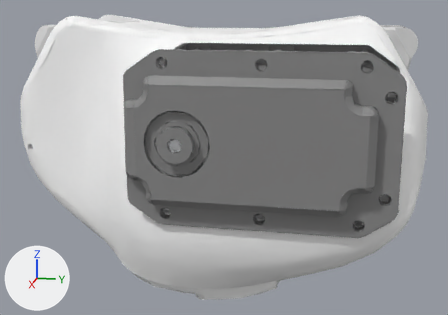
What one commit did to the COLLADA model reachy_controllers/dynamixel_control/dynamixel_description/meshes/pincette_right_visual.dae.
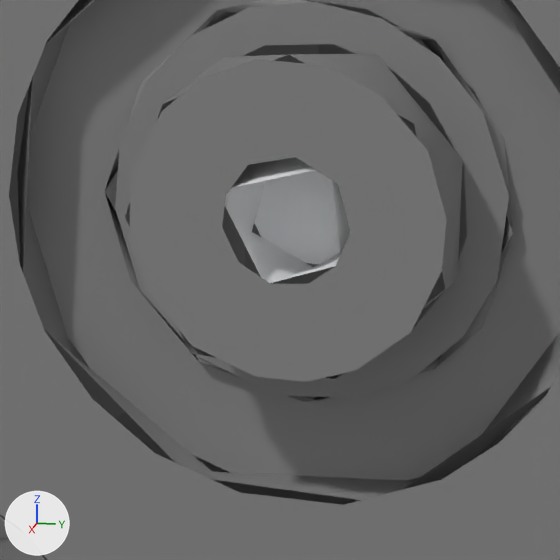
Each version is shown whole from a 50 mm camera at (0.166, 0.0363, 0.0782) aimed at (0.0051, 0.0042, 0.038), then close up on the part from 32% to 46% of the width and 38% to 58% of the height. The axes (+X, +Y, +Z) are drawn at lower left. The lights are the same throughout. Where no turn or scale is listed for an object, it has been applied to the vertices.

The first close-up shows 'MX-64-body.001'.
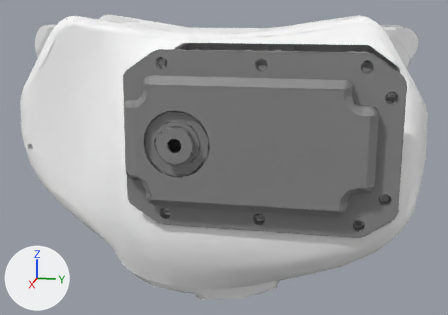
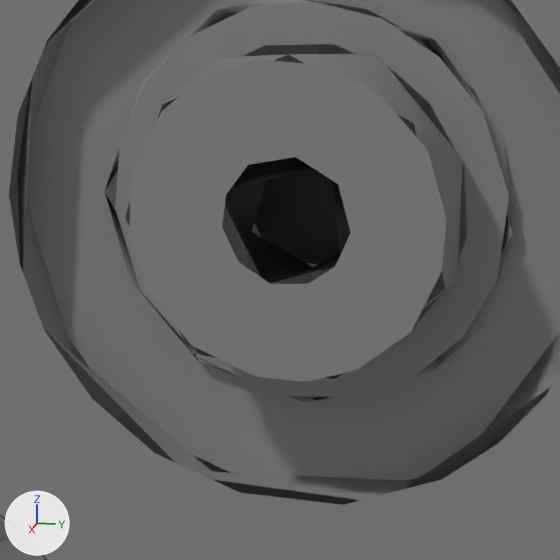
Changed parts and their boxes [x1, y1, x2, y2] in the close-ups (560 x 560 px):
'MX-64-body.001', recoloured (white to black)
    both: [222, 154, 353, 286]

The change, as a diff of the scene's bpy script:
```diff
--- a/reachy_controllers/dynamixel_control/dynamixel_description/meshes/pincette_right_visual.dae.py
+++ b/reachy_controllers/dynamixel_control/dynamixel_description/meshes/pincette_right_visual.dae.py
@@ mat_id108 @@
 mat_id108 = principled_material('ID108')
-mat_id108.base_color = (0.894, 0.91, 0.925)  # white #f3f5f6
+mat_id108.base_color = (0.00478, 0.00478, 0.00478)  # black #0f0f0f
```
